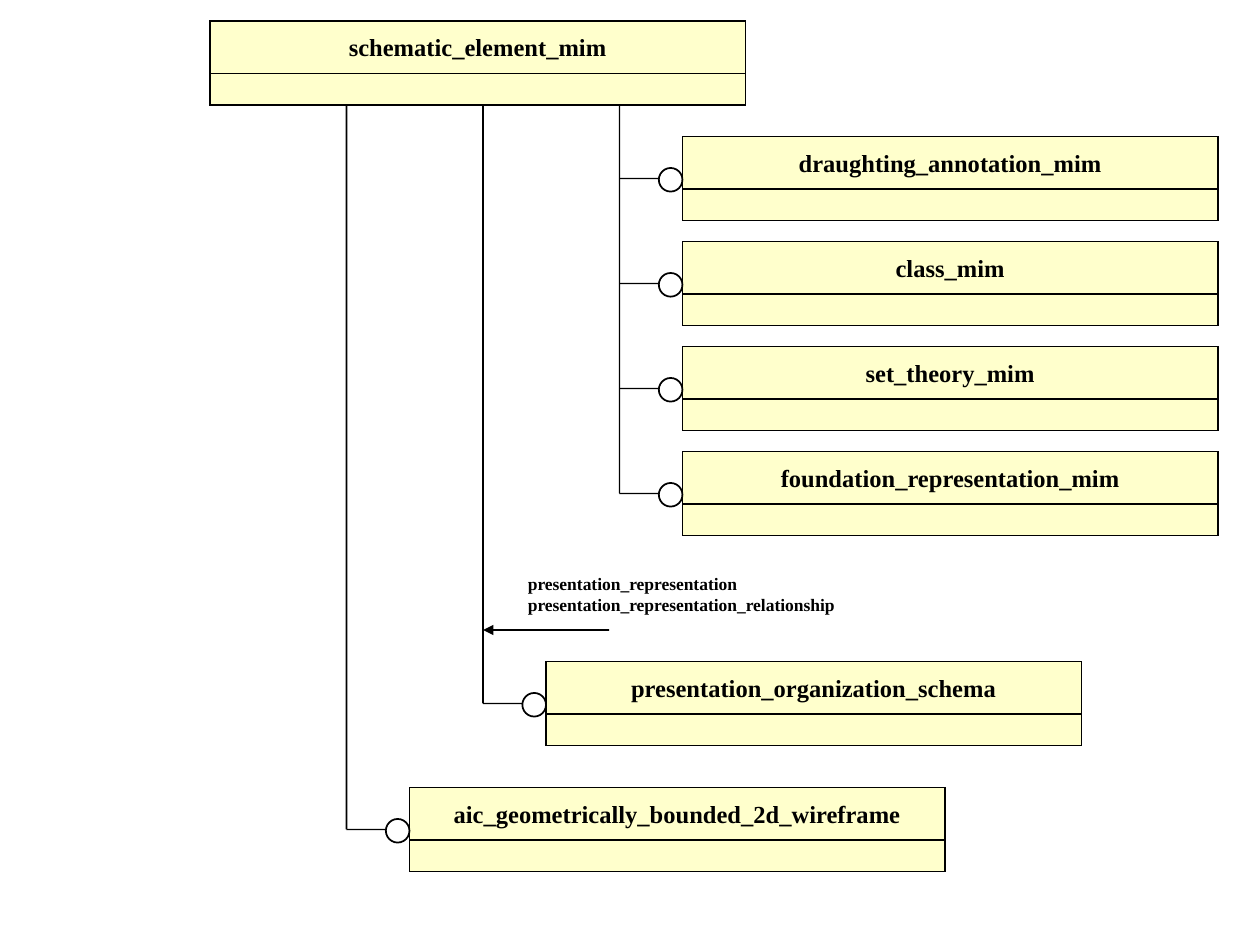
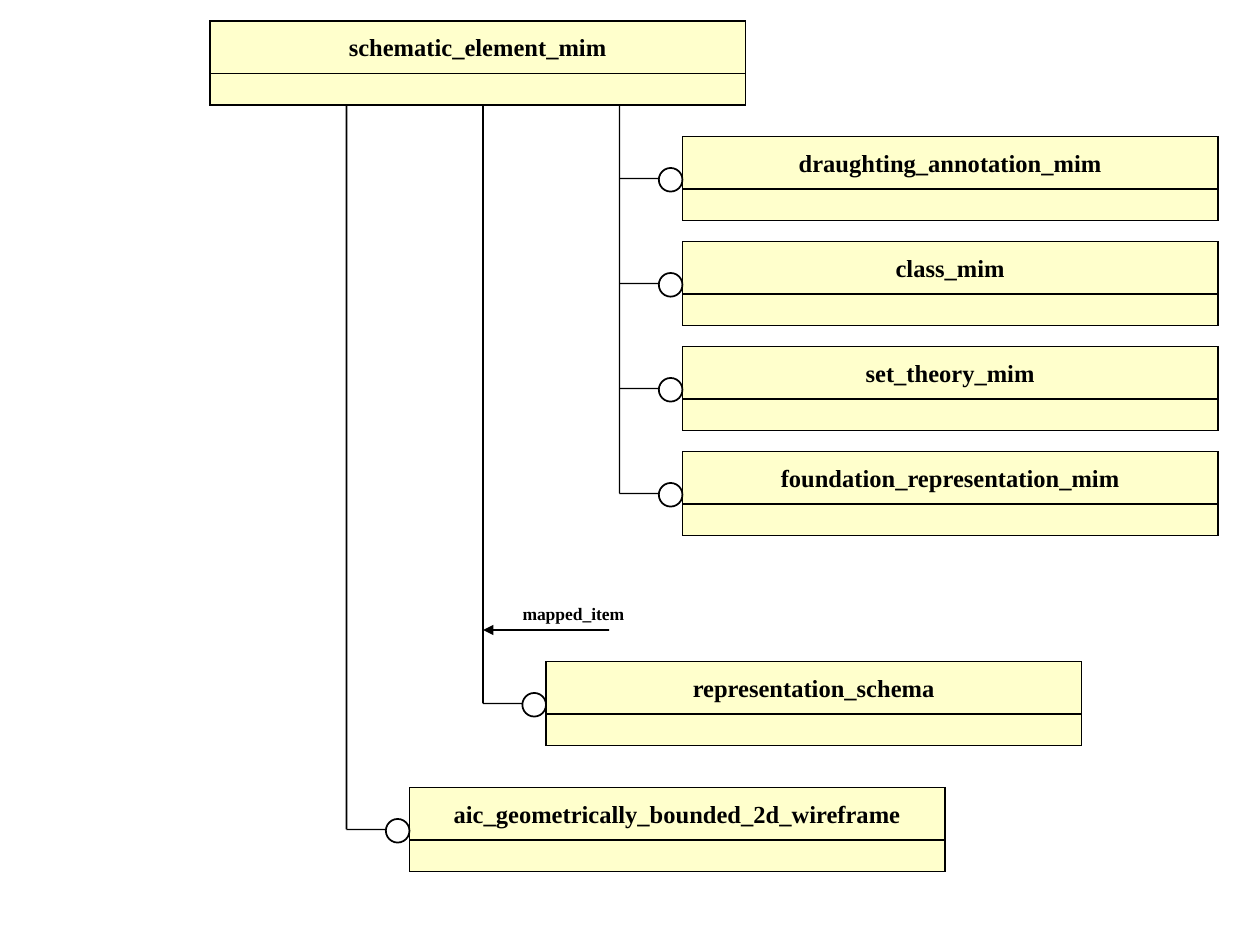
Before and after one commit to starseeker/stepmod_mirror, a slide deck: slide 3 of data/modules/schematic_element/schematic_element.ppt. Drawn at 1260x945 pixels with LibreOffice and Linux fonts; fonts in the diff are those of the drawing. Boxes give left, top, right and bottom in pixels: in the first picture for what was removed or moved away, otherwise in the second. Text is boxed around its words. In the diff, an @@ line names an element or a change of style, - is before the commit and + after.

Commit message:
correct use of mapped_item

```diff
--- a/data/modules/schematic_element/schematic_element.ppt
+++ b/data/modules/schematic_element/schematic_element.ppt
@@ text removed at box(528, 578, 835, 615) @@
-presentation_representation
-presentation_representation_relationship
@@ text added at box(523, 608, 625, 624), 10 pt, text #000000, bold @@
+mapped_item
@@ text in rectangle at box(693, 680, 935, 703): text changed @@
-presentation_organization_schema
+representation_schema
```
Also in this commit, not shown: 2 other slides changed, 3 other files.
